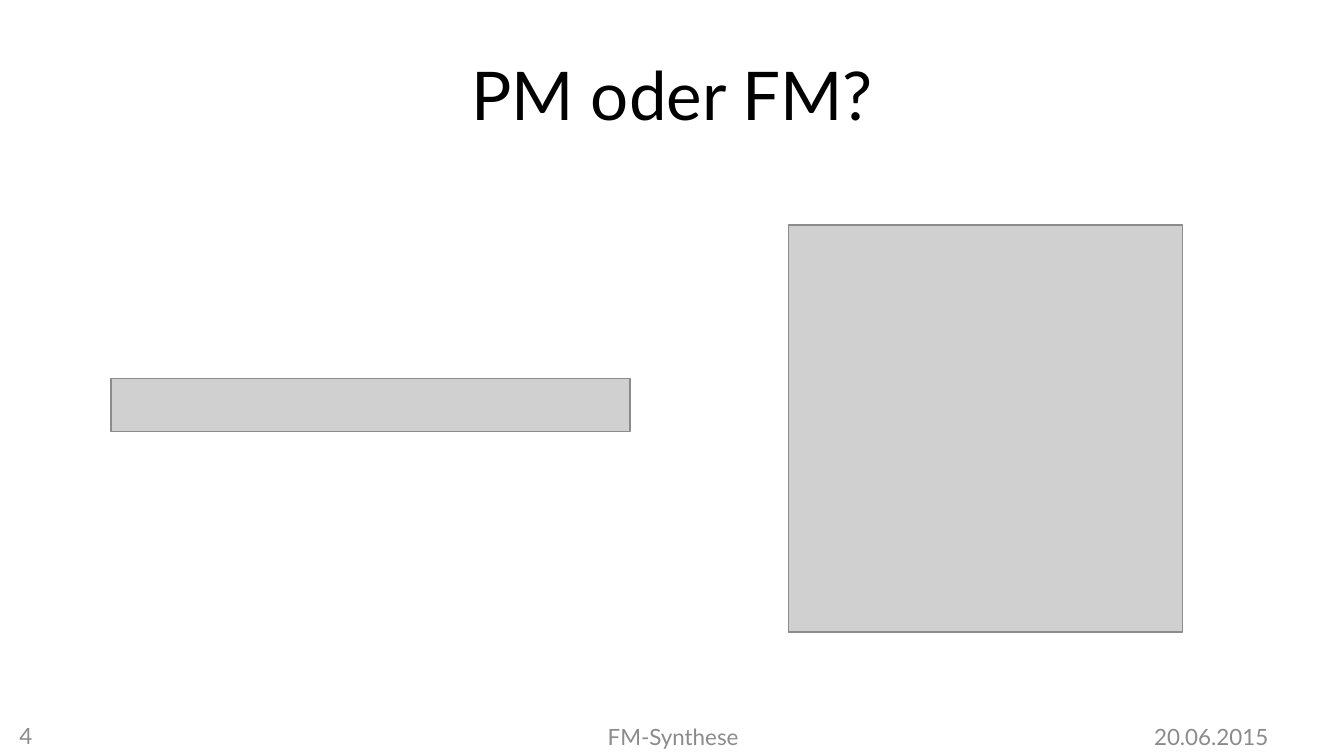
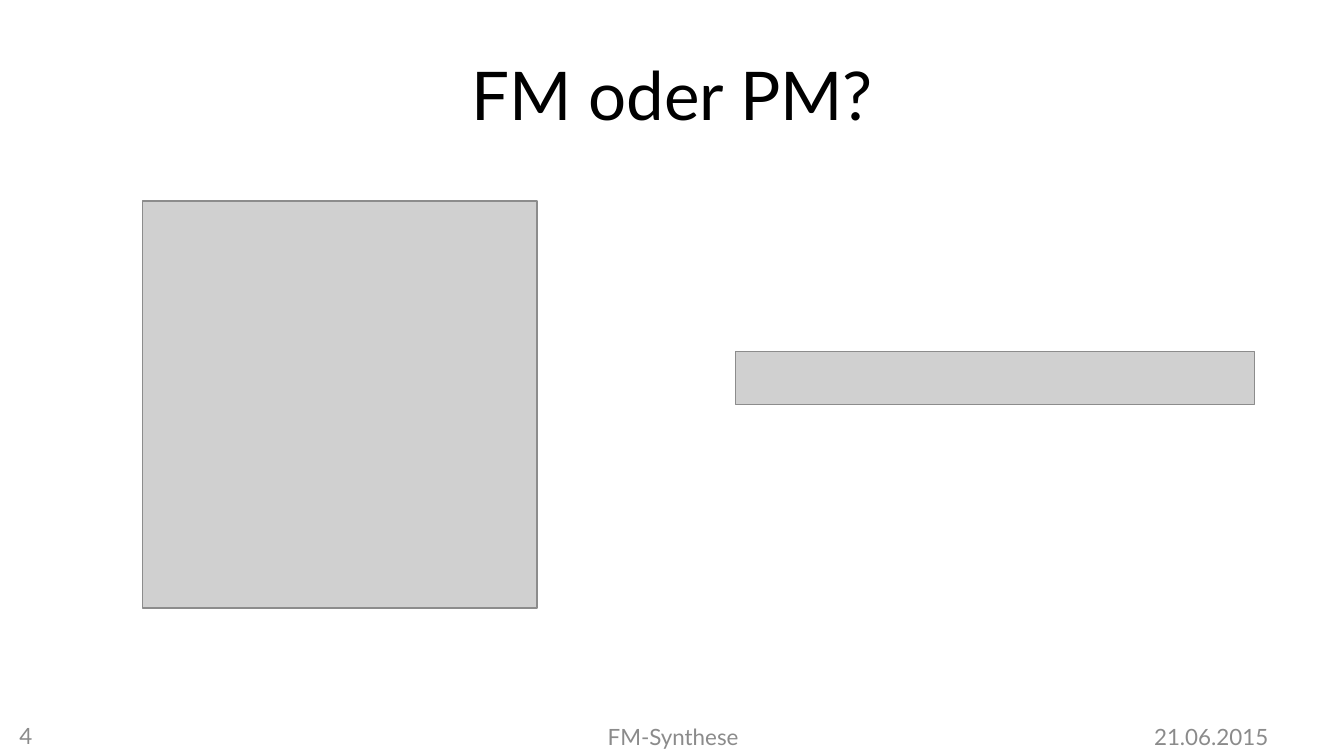
Before and after one commit to MBulli/VSeminar, a slide deck: slide 4 of Praesentation/FMSynthese-Markus.pptx. Drawn at 1344x756 pixels with LibreOffice and Linux fonts; fonts in the diff are those of the drawing; grey boxes stand for pictures; background and template pictures are left out. Boxes give left, top, right and bottom in pixels: in the first picture for what was removed or moved away, otherwise in the second. Text is boxed around its words. In the diff, an @@ line names an element or a change of style, - is before the commit and + after.

```diff
--- a/Praesentation/FMSynthese-Markus.pptx
+++ b/Praesentation/FMSynthese-Markus.pptx
@@ title at box(471, 70, 873, 121): text changed @@
-PM oder FM?
+FM oder PM?
@@ picture: place and size @@
-picture at box(789, 224, 1183, 632)
+picture at box(142, 202, 536, 609)
@@ picture: place and size @@
-picture at box(112, 379, 630, 431)
+picture at box(735, 352, 1254, 405)
@@ text at box(1154, 729, 1268, 745): text changed @@
-20.06.2015
+21.06.2015
```
Also in this commit, not shown: 35 other slides changed, 5 slides added, 32 other files.
